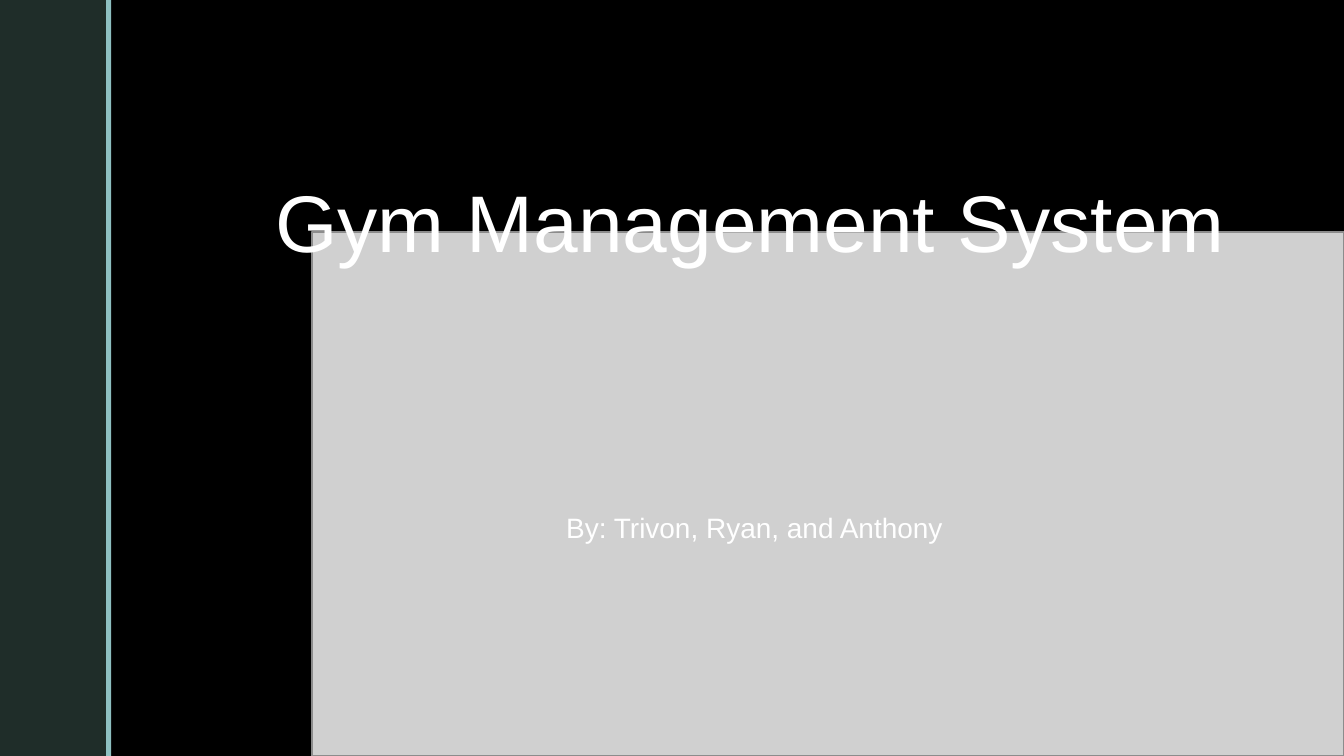
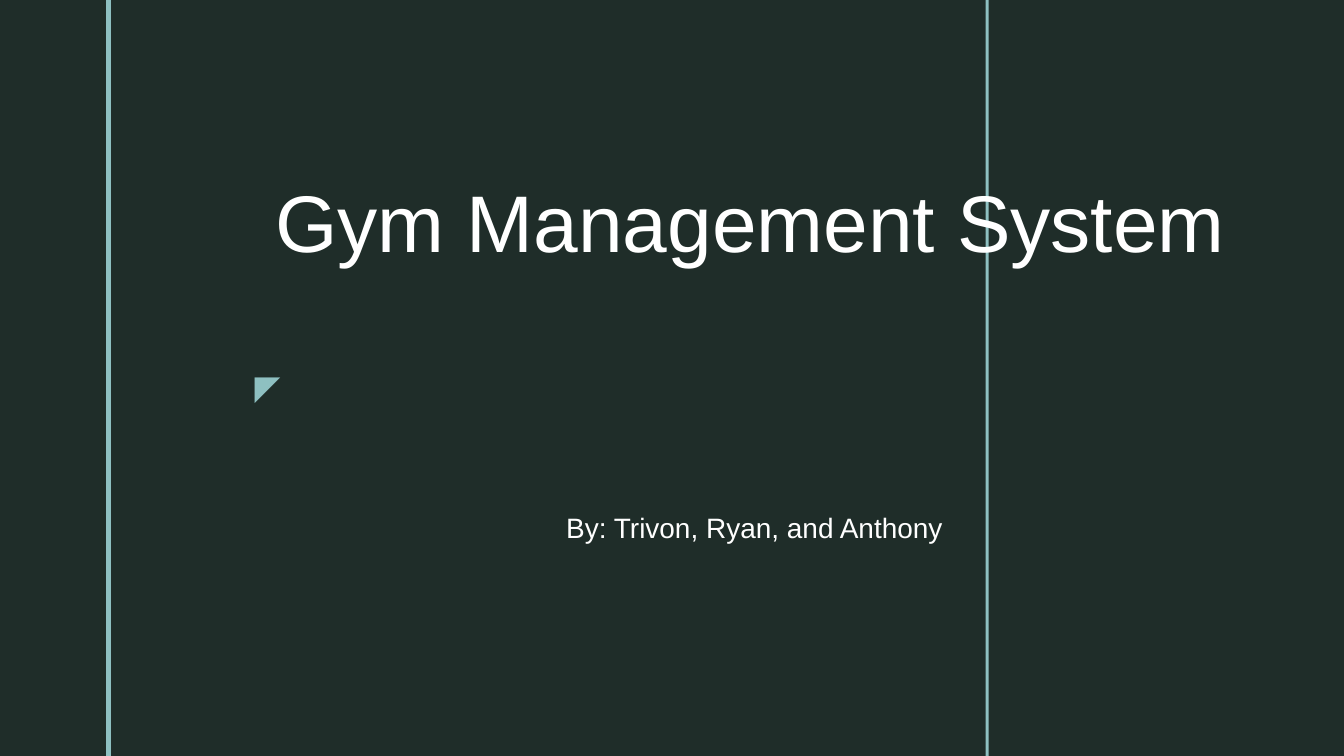
Before and after one commit to Trivon-Paul/Gym, a slide deck: slide 1 of CS460 Project 1.pptx. Drawn at 1344x756 pixels with LibreOffice and Linux fonts; fonts in the diff are those of the drawing; grey boxes stand for pictures; background and template pictures are left out. Boxes give left, top, right and bottom in pixels: in the first picture for what was removed or moved away, otherwise in the second. Text is boxed around its words. In the diff, an @@ line names an element or a change of style, - is before the commit and + after.

```diff
--- a/CS460 Project 1.pptx
+++ b/CS460 Project 1.pptx
@@ rectangle removed at bbox=[0, 0, 1344, 755] @@
@@ rectangle removed at bbox=[106, 0, 112, 755] @@
@@ rectangle added at bbox=[106, 0, 112, 755], fill #8EC0C1 @@
@@ picture removed at bbox=[312, 233, 1344, 756] @@
@@ text added at bbox=[242, 360, 288, 414], 18 pt, text #8EC0C1 @@
+◤
```
Also in this commit, not shown: 9 other slides changed, 10 slides added, 6 slides removed.
